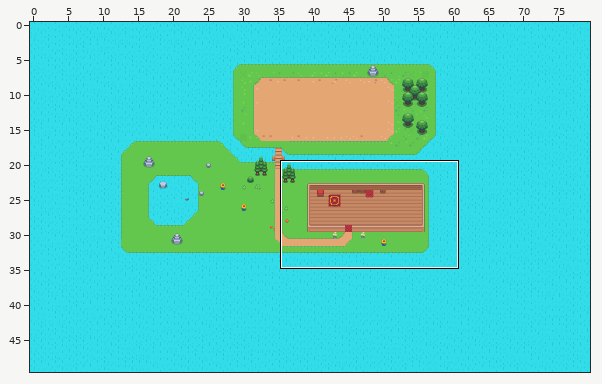
A Tiled map (JSON) gets an edit: resources/map/0.tmj. The first picture is a wide view before the edit; the outline marks the close-up.
Close-up. The starting point:
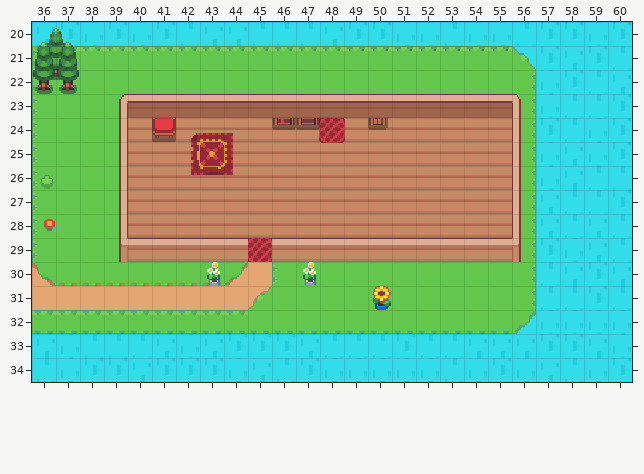
Cells are 16x16 px. Shown: x 36..60, y 20..34.
Now the later version:
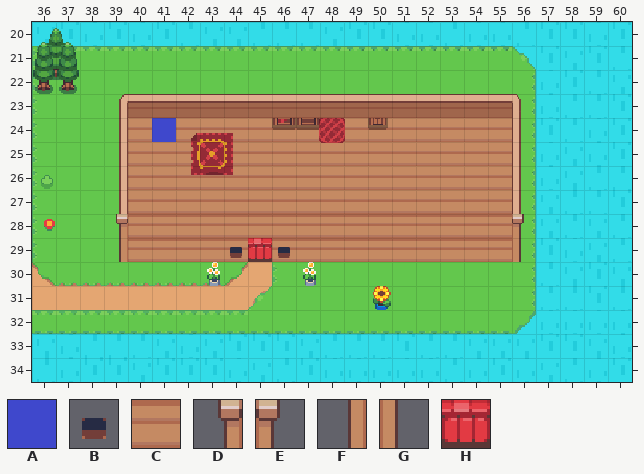
Key: from "plain-color": A 0; from "tilesets": B 846, C 2327, D 2383, E 2385, F 2447, G 2449, H 2512.
_ is an empty cell, . an unchanged one.
Tiles of an added or newly shown layer are drawn over the layers below it.
What changed:
--- layer "house_roof_float" (now shown)
@@ x 40..55 @@
-29 _____.__________
+29 CCCCC.CCCCCCCCCC
--- layer "house_roof_float_front" (now shown)
@@ x 39..56 @@
-28 __________________
-29 _....___........._
+28 DCCCCCCCCCCCCCCCCE
+29 F....BHB.........G
--- layer "bed" (added)
@@ x 41..41 @@
-24 _
+24 A
Changed places in both close-ups, as pixel boxes (x1, y1, x2, y2):
added: (152, 118, 176, 142)
added: (116, 214, 524, 262)
